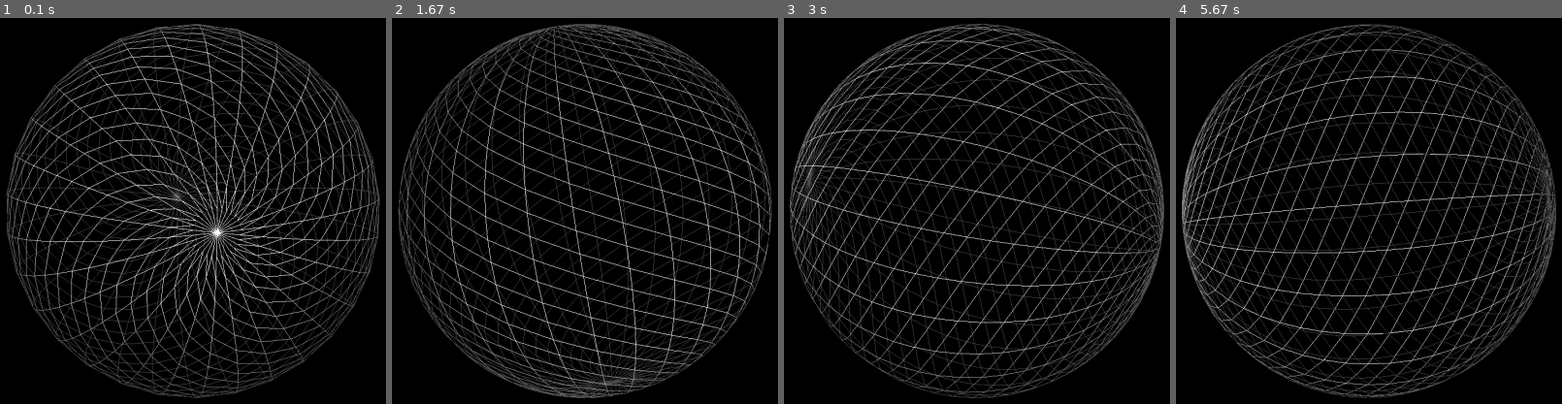
Above: before the commit, frames 1-4 (left to right).
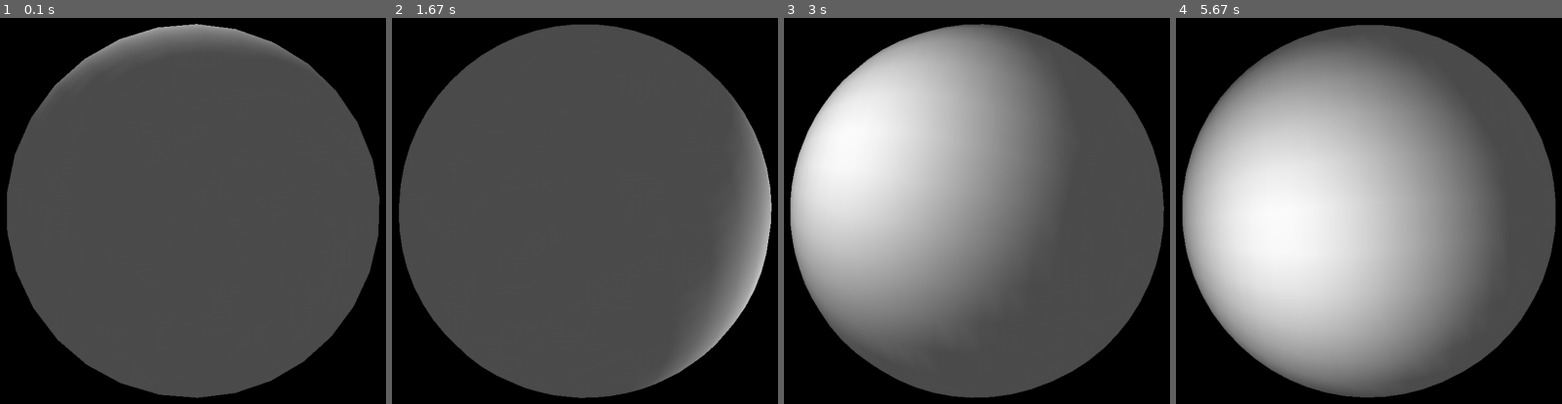
Above: after the commit, the same moments.

Repository: tgm1314-sschwarz/planets
Game: pygame game, started from old/start.py
Two runs of this game, one before a commit and one after it. Both use one fixed random seed, a clock stepped at 60 frames per second and the inputs below.
Inputs:
- Up to frame 1 (0.1 s): no input
- Up to frame 2 (1.67 s): hold Up 0.33-0.8 s; hold Down 0.83-1.13 s; hold Up 1.17-1.53 s; hold Down from 1.57 s (still down)
- Up to frame 3 (3 s): release Down at 1.93 s; hold Up 1.97-2.27 s; hold Down 2.3-2.6 s; hold Up from 2.63 s (still down)
- Up to frame 4 (5.67 s): release Up at 3 s; hold Down 3.03-3.4 s; hold Up 3.43-3.73 s; hold Down 3.77-4.07 s; hold Up 4.1-4.47 s; hold Down 4.5-4.87 s; hold Up 4.9-5.2 s; hold Down 5.23-5.53 s; hold Up from 5.57 s (still down)

The runs differ from the first frame. In frame 1, 67% of the frame differs, in the area x 1-99%, y 1-99%; in frame 2, 68%; in frame 3, 70%; in frame 4, 70%.

Commit message:
added Controller Class, added Images Class, added earthmap, tried texture mapping

Diff:
--- /dev/null
+++ b/Controller.py
@@ -0,0 +1,55 @@
+import pygame
+
+__author__ = 'Gala & Schwarz'
+
+
+class Controller:
+
+    def __init__(self):
+        # control variables
+        self.r_speed = 1
+        self.light = True
+        self.textures = False
+        self.stop = False
+
+        # speed of the different planets
+        self.earth_r_speed = 0
+        self.moon_r_speed = 0
+        self.mars_r_speed = 0
+        self.venus_r_speed = 0
+
+    def key_pressed(self, event):
+        if event.type == pygame.KEYDOWN:
+            if event.key == pygame.K_UP:
+                self.r_speed += 1
+            if event.key == pygame.K_DOWN:
+                self.r_speed -= 1
+
+            if event.key == pygame.K_p:
+                self.stop = not self.stop
+            if event.key == pygame.K_l:
+                self.light = not self.light
+
+            if event.key == pygame.K_ESCAPE:
+                pygame.quit()
+                quit()
+
+        if event.type == pygame.MOUSEBUTTONUP:
+            if event.button == 4:
+                self.r_speed += 1
+            if event.button == 5:
+                self.r_speed -= 1
+
+        if event.type == pygame.QUIT:
+            pygame.quit()
+            quit()
+
+    def stopped(self):
+        while self.stop:
+            for event in pygame.event.get():
+                if event.type == pygame.KEYDOWN:
+                    if event.key == pygame.K_p:
+                        self.stop = not self.stop
+                if event.type == pygame.QUIT:
+                    pygame.quit()
+                    quit()
--- /dev/null
+++ b/Images.py
@@ -0,0 +1,36 @@
+from PIL.Image import open
+from OpenGL.GL import *
+
+
+class Images:
+
+    def __init__(self, file):
+        self.file = file
+        self.imgID = 0
+
+        self.image()
+        self.setup()
+
+    def image(self):
+
+        img = open(self.file)
+
+        try:
+            ix, iy, image = img.size[0], img.size[1], img.tobytes("raw", "RGBA", 0, -1)
+        except SystemError:
+            ix, iy, image = img.size[0], img.size[1], img.tobytes("raw", "RGBX", 0, -1)
+
+        self.imgID = glGenTextures(1)
+
+        glBindTexture(GL_TEXTURE_2D, self.imgID)
+        glPixelStorei(GL_UNPACK_ALIGNMENT, 1)
+
+        glTexImage2D(GL_TEXTURE_2D, 0, 3, ix, iy, 0, GL_RGBA, GL_UNSIGNED_BYTE, image)
+
+    def setup(self):
+        glEnable(GL_TEXTURE_2D)
+        glTexParameterf(GL_TEXTURE_2D, GL_TEXTURE_MAG_FILTER, GL_NEAREST)
+        glTexParameterf(GL_TEXTURE_2D, GL_TEXTURE_MIN_FILTER, GL_NEAREST)
+        glTexEnvf(GL_TEXTURE_ENV, GL_TEXTURE_ENV_MODE, GL_DECAL)
+
+        glBindTexture(GL_TEXTURE_2D, self.imgID)
--- a/Lighting.py
+++ b/Lighting.py
@@ -9,12 +9,12 @@
         zeros = (0.15, 0.15, 0.15, 0.3)
         ones = (1.0, 1.0, 1.0, 0.3)
         half = (0.5, 0.5, 0.5, 0.5)
-        lightposition = (1,1,1,1)
+        light_position = (1.0, 1.0, 1.0, 1.0)
 
         glMaterialfv(GL_FRONT_AND_BACK, GL_AMBIENT, zeros)
         glMaterialfv(GL_FRONT_AND_BACK, GL_SPECULAR, half)
         glMaterialf(GL_FRONT_AND_BACK, GL_SHININESS, 15)
-        glLightfv(GL_LIGHT0, GL_POSITION, lightposition)
+        glLightfv(GL_LIGHT0, GL_POSITION, light_position)
         glLightfv(GL_LIGHT0, GL_AMBIENT, zeros)
         glLightfv(GL_LIGHT0, GL_DIFFUSE, ones)
         glLightfv(GL_LIGHT0, GL_SPECULAR, half)
--- a/Planets.py
+++ b/Planets.py
@@ -1,10 +1,6 @@
-import pygame
-from pygame.locals import *
-from OpenGL.GL import *
-from OpenGL.GLUT import *
-from PIL import Image
 from Sphere import *
-
+from Images import *
+from Controller import *
 
 __author__ = 'Gala & Schwarz'
 
@@ -12,11 +8,8 @@
 class Planets:
 
     def __init__(self):
-        # control variables
-        self.rspeed = 1
-        self.light = True
-        self.textures = False
-        self.stop = False
+        # Controller Object
+        self.c = Controller()
 
         # sphere objects
         self.sun = Sphere(3, 30, 30)
@@ -25,60 +18,21 @@
         self.mars = Sphere(1.25, 30, 30)
         self.venus = Sphere(1.5, 30, 30)
 
-        # speed of the different planets
-        self.earthrspeed = 0
-        self.moonrspeed = 0
-        self.marsrspeed = 0
-        self.venusrspeed = 0
-
-        self.sunTexture = Image.open("pics/bg.png")
-
         self.animation()
-
-    def stopped(self):
-        while self.stop:
-            for event in pygame.event.get():
-                if event.type == pygame.KEYDOWN:
-                    if event.key == pygame.K_p:
-                        self.stop = not self.stop
-                if event.type == pygame.QUIT:
-                    pygame.quit()
-                    quit()
 
     def animation(self):
         while True:
+            for event in pygame.event.get():
+                self.c.key_pressed(event)
 
-            for event in pygame.event.get():
-                if event.type == pygame.KEYDOWN:
-                    if event.key == pygame.K_UP:
-                        self.rspeed += 1
-                    if event.key == pygame.K_DOWN:
-                        self.rspeed -= 1
-                    if event.key == pygame.K_p:
-                        self.stop = not self.stop
-                    if event.key == pygame.K_l:
-                        self.light = not self.light
-                    if event.key == pygame.K_ESCAPE:
-                        pygame.quit()
-                        quit()
-
-                if event.type == pygame.MOUSEBUTTONUP:
-                    if event.button == 4:
-                        self.rspeed += 1
-                    if event.button == 5:
-                        self.rspeed -= 1
-
-                if event.type == pygame.QUIT:
-                    pygame.quit()
-                    quit()
-
-            self.stopped()
+            # testing if the game got paused
+            self.c.stopped()
 
             # increasing the speed
-            self.earthrspeed += 2 * self.rspeed
-            self.moonrspeed += 5 * self.rspeed
-            self.marsrspeed += 1 * self.rspeed
-            self.venusrspeed += 3 * self.rspeed
+            self.c.earth_r_speed += 2 * self.c.r_speed
+            self.c.moon_r_speed += 5 * self.c.r_speed
+            self.c.mars_r_speed += 1 * self.c.r_speed
+            self.c.venus_r_speed += 3 * self.c.r_speed
 
             # clearing the window
             glClear(GL_COLOR_BUFFER_BIT | GL_DEPTH_BUFFER_BIT)
@@ -86,25 +40,25 @@
             # Sun
             glPushMatrix()
             glDisable(GL_LIGHTING)          # disable light for the sun
-            glColor3f(1.0, 1.0, 0.0)
+            glColor3f(1.0, 1.0, .0)
             self.sun.draw_sphere()          # glutSolidSphere(2.0, 30, 30)
             glEnable(GL_LIGHTING)           # enable light for other planets
             glPopMatrix()
 
             # setting up light if L got pressed
-            if self.light:
+            if self.c.light:
                 glDisable(GL_LIGHTING)
             else:
                 glEnable(GL_LIGHTING)
 
             # Earth
             glPushMatrix()
-            glRotatef(self.earthrspeed, .0, 1.0, .0)
+            glRotatef(self.c.earth_r_speed, .0, 1.0, .0)
             glTranslatef(15.0, .0, .0)
             glColor3f(.0, 1.0, .0)
-            self.earth.draw_sphere()        # glutSolidSphere(1.0, 30, 30)
+            self.earth.draw_sphere()
             # Moon
-            glRotatef(self.moonrspeed, 0, 1, 0)
+            glRotatef(self.c.moon_r_speed, 0, 1, 0)
             glTranslatef(2.0, .0, .0)
             glColor3f(.5, .5, .5)
             self.moon.draw_sphere()
@@ -112,7 +66,7 @@
 
             # Mars
             glPushMatrix()
-            glRotatef(self.marsrspeed, .0, 1.0, .0)
+            glRotatef(self.c.mars_r_speed, .0, 1.0, .0)
             glTranslatef(-20.0, .0, .0)
             glColor3f(1.0, .34, .04)
             self.mars.draw_sphere()         # glutSolidSphere(1.0, 30, 30)
@@ -120,7 +74,7 @@
 
             # Venus
             glPushMatrix()
-            glRotatef(self.venusrspeed, .0, 1.0, .0)
+            glRotatef(self.c.venus_r_speed, .0, 1.0, .0)
             glTranslatef(-10.0, .0, .0)
             glColor3f(.0, .0, 1.0)
             self.venus.draw_sphere()
--- a/SolarSystem.py
+++ b/SolarSystem.py
@@ -1,3 +1,6 @@
+from OpenGL.GLU import *
+from OpenGL.GLUT import *
+from pygame.locals import *
 from Lighting import *
 from Planets import *
 
--- a/Sphere.py
+++ b/Sphere.py
@@ -1,6 +1,4 @@
 from OpenGL.GL import *
-from OpenGL.GLU import *
-from OpenGL.GLUT import *
 from math import *
 
 __author__ = 'Gala & Schwarz'
--- /dev/null
+++ b/old/Images.py
@@ -0,0 +1,36 @@
+from PIL.Image import open
+from OpenGL.GL import *
+
+
+class Images:
+
+    def __init__(self, file):
+        self.file = file
+        self.imgID = 0
+
+        self.image()
+        self.setup()
+
+    def image(self):
+
+        img = open(self.file)
+
+        try:
+            ix, iy, image = img.size[0], img.size[1], img.tobytes("raw", "RGBA", 0, -1)
+        except SystemError:
+            ix, iy, image = img.size[0], img.size[1], img.tobytes("raw", "RGBX", 0, -1)
+
+        self.imgID = glGenTextures(1)
+
+        glBindTexture(GL_TEXTURE_2D, self.imgID)
+        glPixelStorei(GL_UNPACK_ALIGNMENT, 1)
+
+        glTexImage2D(GL_TEXTURE_2D, 0, 3, ix, iy, 0, GL_RGBA, GL_UNSIGNED_BYTE, image)
+
+    def setup(self):
+        glEnable(GL_TEXTURE_2D)
+        glTexParameterf(GL_TEXTURE_2D, GL_TEXTURE_MAG_FILTER, GL_NEAREST)
+        glTexParameterf(GL_TEXTURE_2D, GL_TEXTURE_MIN_FILTER, GL_NEAREST)
+        glTexEnvf(GL_TEXTURE_ENV, GL_TEXTURE_ENV_MODE, GL_DECAL)
+
+        glBindTexture(GL_TEXTURE_2D, self.imgID)
--- a/old/Sphere.py
+++ b/old/Sphere.py
@@ -22,7 +22,7 @@
             z1 = sin(lat1) * self.r
             zr1 = cos(lat1)
 
-            glBegin(GL_LINE_STRIP)
+            glBegin(GL_QUAD_STRIP)
 
             for j in range(self.longs + 1):
                 lng = 2 * pi * float(float(j - 1) / float(self.longs))
--- a/old/start.py
+++ b/old/start.py
@@ -1,6 +1,7 @@
 import pygame
 from pygame.locals import *
 from old.Sphere import *
+from old.Images import *
 
 __author__ = 'Gala & Schwarz'
 
@@ -10,8 +11,17 @@
     display = (1600, 900)
     pygame.display.set_mode(display, DOUBLEBUF | OPENGL)
 
+    glShadeModel(GL_SMOOTH)
+    glClearColor(.0, .0, .0, .0)
+    glClearDepth(1.0)
+    glEnable(GL_DEPTH_TEST)
+
+    glMatrixMode(GL_PROJECTION)
+
     gluPerspective(30, (display[0]/display[1]), 1, 50.0)
     glTranslatef(.0, 0.0, -5.0)
+
+    glMatrixMode(GL_MODELVIEW)
 
     p1 = Sphere(1.0, 30, 30)
 
@@ -30,6 +40,7 @@
 
         glRotatef(p1.rotate, 1., 1., 1.)
 
+        # Images("../pics/earthmap.bmp")
         p1.draw_sphere()
         p1.light()
 
Not shown, added: pics/earthmap.bmp
Not shown, added: pics/earthmap.jpg
